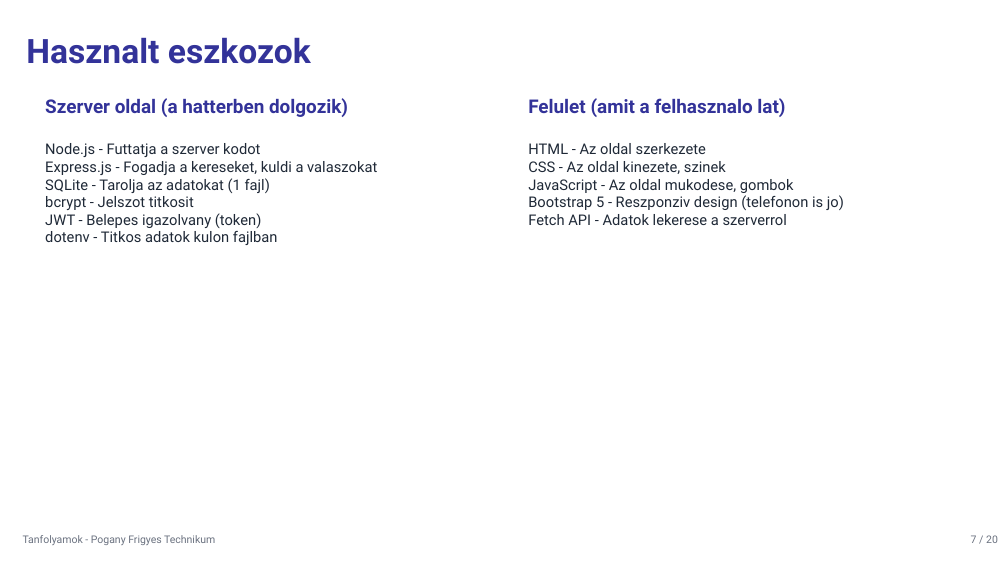
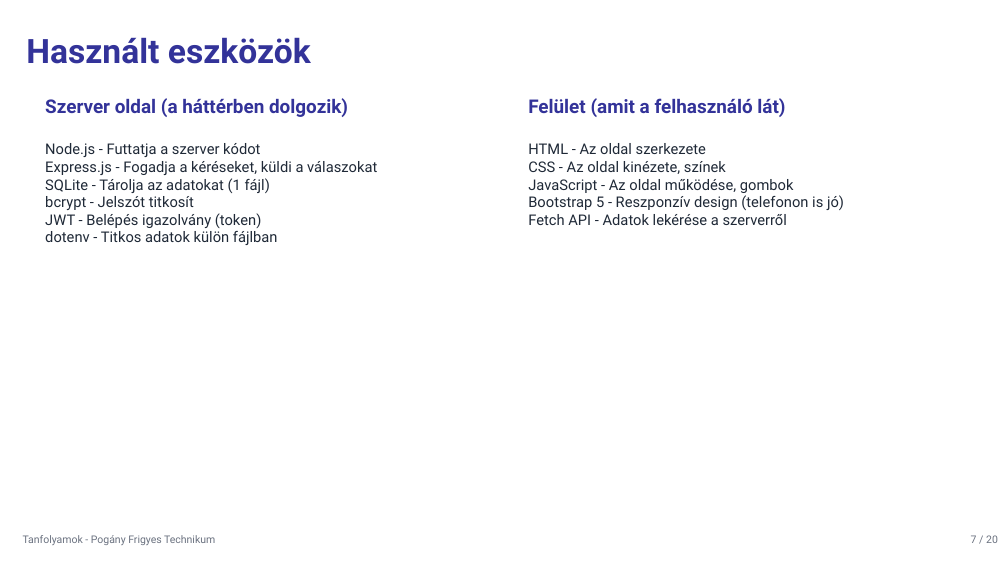
Before and after one commit to vargamatyas109-web/Tanfolyamok, a slide deck: slide 7 of Tanfolyamok_prezentacio.pptx. Drawn at 1008x567 pixels with LibreOffice and Linux fonts; fonts in the diff are those of the drawing. Boxes give left, top, right and bottom in pixels: in the first picture for what was removed or moved away, otherwise in the second. Text is boxed around its words. In the diff, an @@ line names an element or a change of style, - is before the commit and + after.

```diff
--- a/Tanfolyamok_prezentacio.pptx
+++ b/Tanfolyamok_prezentacio.pptx
@@ text at (26, 37, 311, 64): text changed @@
-Hasznalt eszkozok
+Használt eszközök
@@ text at (45, 98, 377, 245): text changed @@
-Szerver oldal (a hatterben dolgozik)
-Node.js - Futtatja a szerver kodot
-Express.js - Fogadja a kereseket, kuldi a valaszokat
-SQLite - Tarolja az adatokat (1 fajl)
-bcrypt - Jelszot titkosit
-JWT - Belepes igazolvany (token)
-dotenv - Titkos adatok kulon fajlban
+Szerver oldal (a háttérben dolgozik)
+Node.js - Futtatja a szerver kódot
+Express.js - Fogadja a kéréseket, küldi a válaszokat
+SQLite - Tárolja az adatokat (1 fájl)
+bcrypt - Jelszót titkosít
+JWT - Belépés igazolvány (token)
+dotenv - Titkos adatok külön fájlban
@@ text at (528, 98, 785, 117): text changed @@
-Felulet (amit a felhasznalo lat)
+Felület (amit a felhasználó lát)
@@ text at (528, 161, 844, 225): text changed @@
-CSS - Az oldal kinezete, szinek
-JavaScript - Az oldal mukodese, gombok
-Bootstrap 5 - Reszponziv design (telefonon is jo)
-Fetch API - Adatok lekerese a szerverrol
+CSS - Az oldal kinézete, színek
+JavaScript - Az oldal működése, gombok
+Bootstrap 5 - Reszponzív design (telefonon is jó)
+Fetch API - Adatok lekérése a szerverről
```
Also in this commit, not shown: 24 other slides changed, 10 other files.
